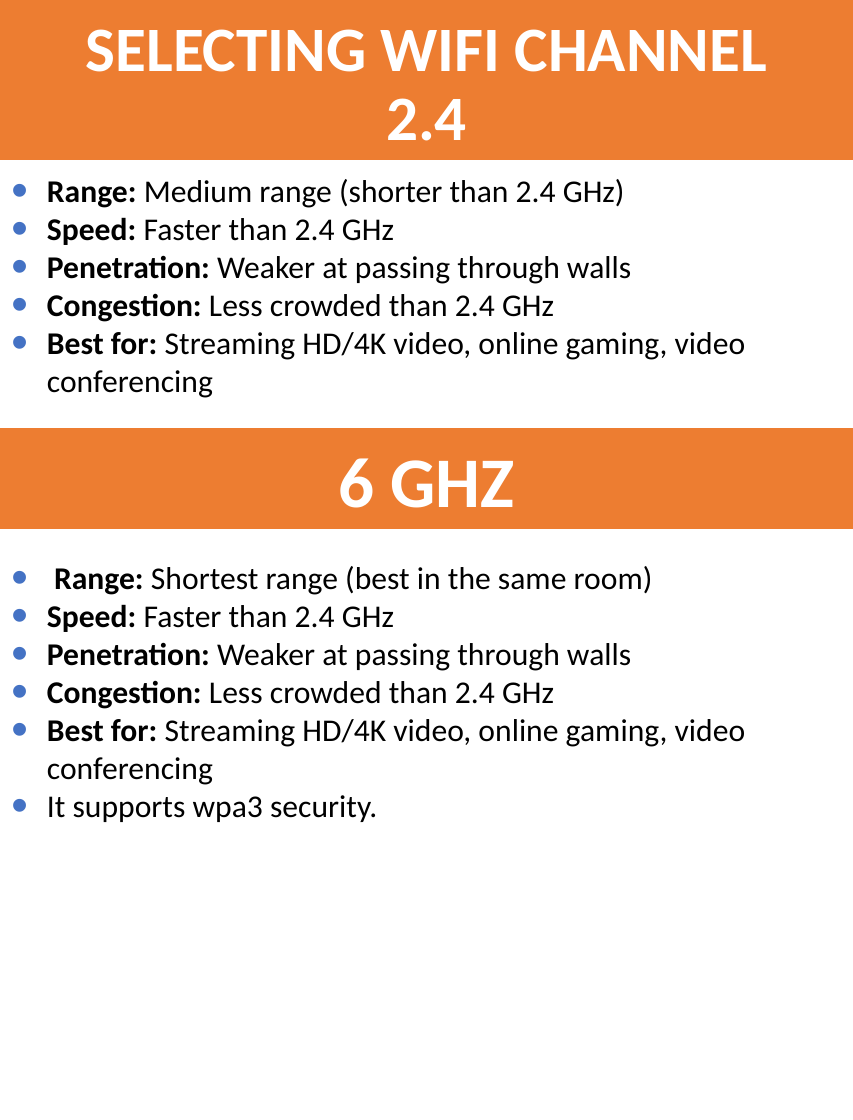
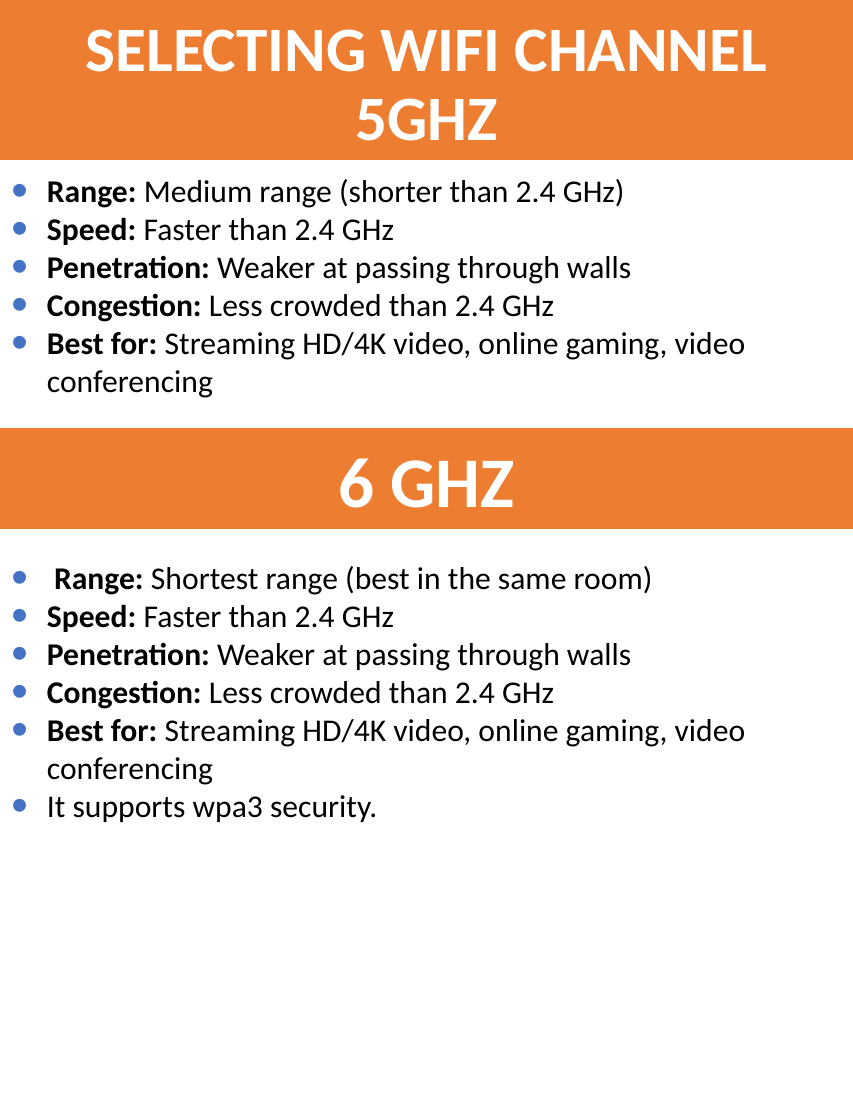
Before and after one commit to shankarpradhan/Networking, a slide deck: slide 6 of Wireless/Wireless Basics.pptx. Drawn at 853x1120 pixels with LibreOffice and Linux fonts; fonts in the diff are those of the drawing. Boxes give left, top, right and bottom in pixels: in the first picture for what was removed or moved away, otherwise in the second. Text is boxed around its words. In the diff, an @@ line names an element or a change of style, - is before the commit and + after.

```diff
--- a/Wireless/Wireless Basics.pptx
+++ b/Wireless/Wireless Basics.pptx
@@ title at bbox=[86, 29, 767, 141]: text changed @@
-SELECTING WIFI CHANNEL
-2.4
+SELECTING WIFI CHANNEL
+5GHZ
```
Also in this commit, not shown: 10 other files.
